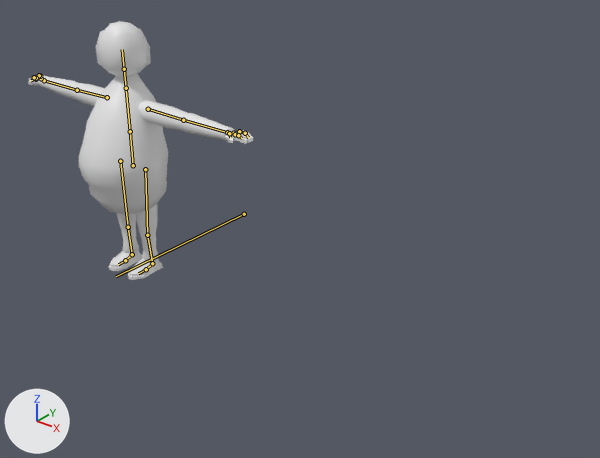
An edit to the FBX model Assets/Characters/FBX/Dad.fbx, drawn before and after from the same camera.
Camera for both pictures: a camera (50 mm lens) standing at (4.26, -3.48, 2.89) and looking at (1.41, 0.09, 0.68). Every picture has the same lights, and +X, +Y and +Z are marked at lower left. Both versions are drawn at the pose saved in each file; the numbers are the values there. The bones that bend it are drawn over the model as lines.

The first picture shows 'Dad'.
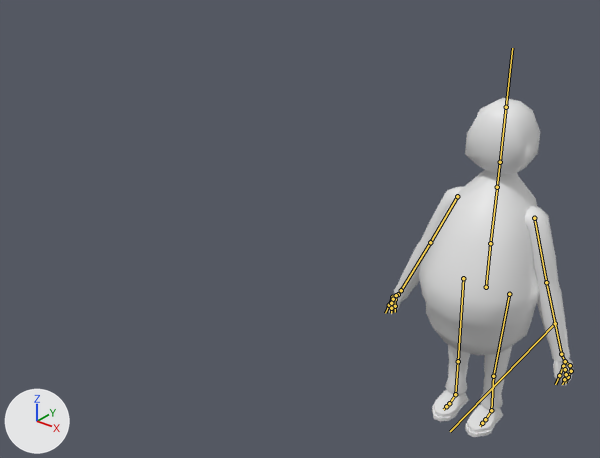
The edits, one by one:
Object 'Dad.Armature' (bone_rig_object) moves from (0.0, 0.0, 0.0) to (2.691, 0.0, 0.0).
Bone 'Arm.R' (bone_arm_r) turns from (0, 0, 0) to (0, 0, -65) degrees about its own x, y and z.
Bone 'Arm.L' (bone_arm_l) turns from (0, 0, 0) to (0, 0, 70) degrees about its own x, y and z.

Boxes (x1, y1, x2, y2) around the edits, measured in the pictures (600 x 458 px):
'Dad', posed (18% narrower, 31% taller)
    before: (28, 21, 253, 280)
    after: (388, 98, 573, 437)
bone 'Arm.R', root to tip
    before: (107, 97) to (77, 90)
    after: (457, 196) to (430, 242)
bone 'Arm.L', root to tip
    before: (148, 109) to (183, 120)
    after: (534, 218) to (546, 282)
